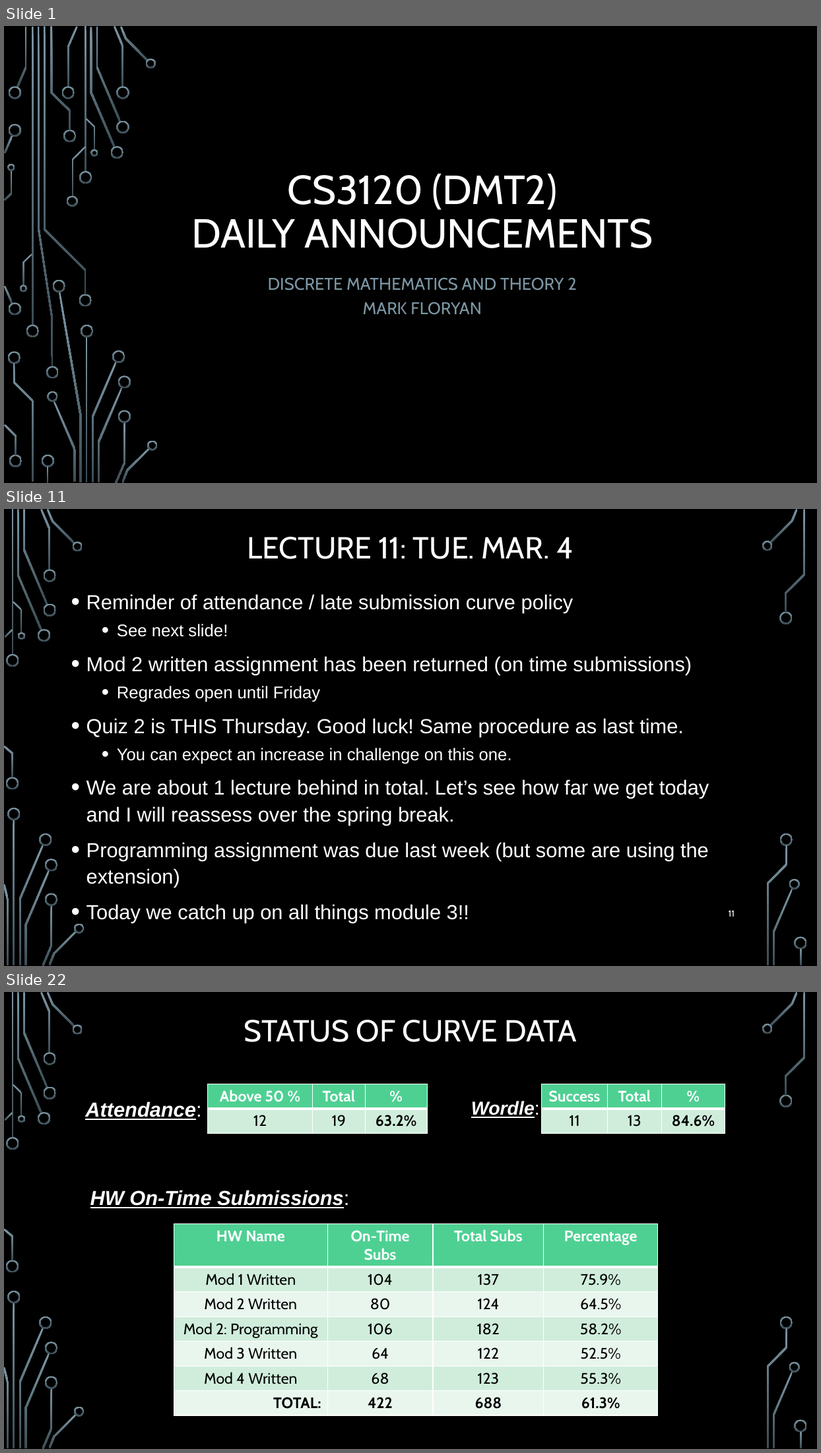
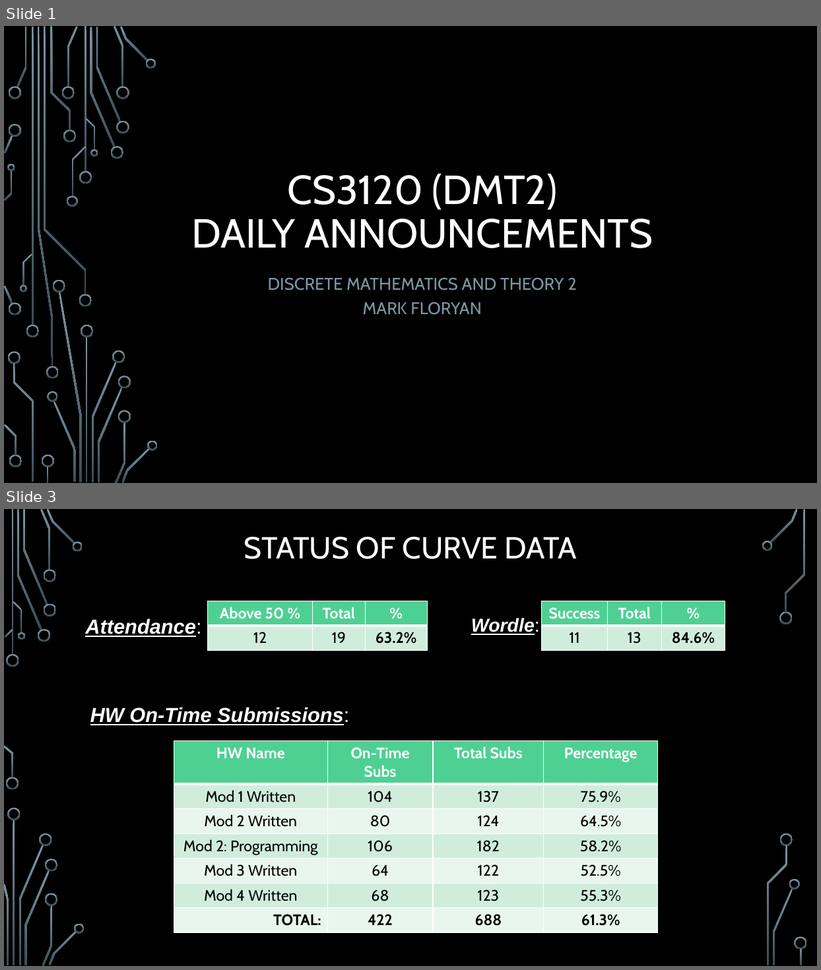
Before and after one commit to markfloryan/dmt2, a slide deck: slides/00-DailyAnnouncements.pptx. Shown one above the other, each under a label of ours: slides 1, 11 and 22 before the commit, slides 1 and 3 after it; the slides between them are not shown. The pictures are 821x1453 and 821x970 pixels, drawn with LibreOffice and Linux fonts; fonts in the diff are those of the drawing; background and template pictures are left out. Boxes give left, top, right and bottom in pixels: in the first picture for what was removed or moved away, otherwise in the second. Text is boxed around its words. In the diff, an @@ line names an element or a change of style, - is before the commit and + after.

```diff
--- a/slides/00-DailyAnnouncements.pptx
+++ b/slides/00-DailyAnnouncements.pptx
@@ slide 11 removed at <box>4,509,817,966</box>, background picture (left out); not listed: 36 template elements that a slide beside it also shows @@
@@ title removed at <box>248,537,574,559</box> @@
-LECTURE 11: TUE. MAR. 4
@@ text removed at <box>86,594,709,923</box> @@
-• Reminder of attendance / late submission curve policy
-  • See next slide!
-• Mod 2 written assignment has been returned (on time submissions)
-  • Regrades open until Friday
-• Quiz 2 is THIS Thursday. Good luck! Same procedure as last time.
-  • You can expect an increase in challenge on this one.
-• We are about 1 lecture behind in total. Let’s see how far we get today and I will reassess over the spring break.
-• Programming assignment was due last week (but some are using the extension)
-• Today we catch up on all things module 3!!
@@ page number removed at <box>729,910,735,917</box> @@
-11
@@ what was slide 22 is now slide 3 @@
```
Also in this commit, not shown: 1 slide changed, 18 other slides removed, 4 other files.
